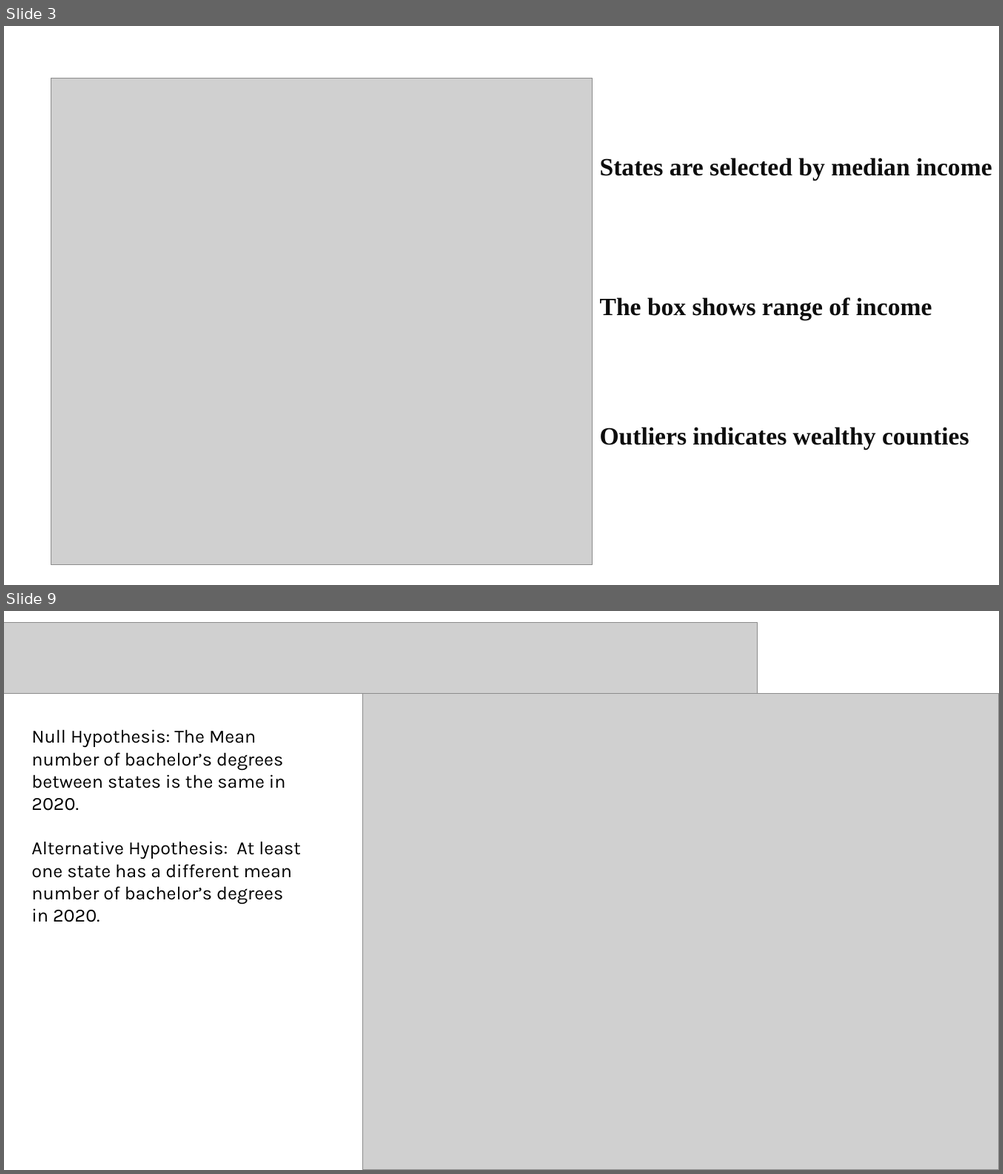
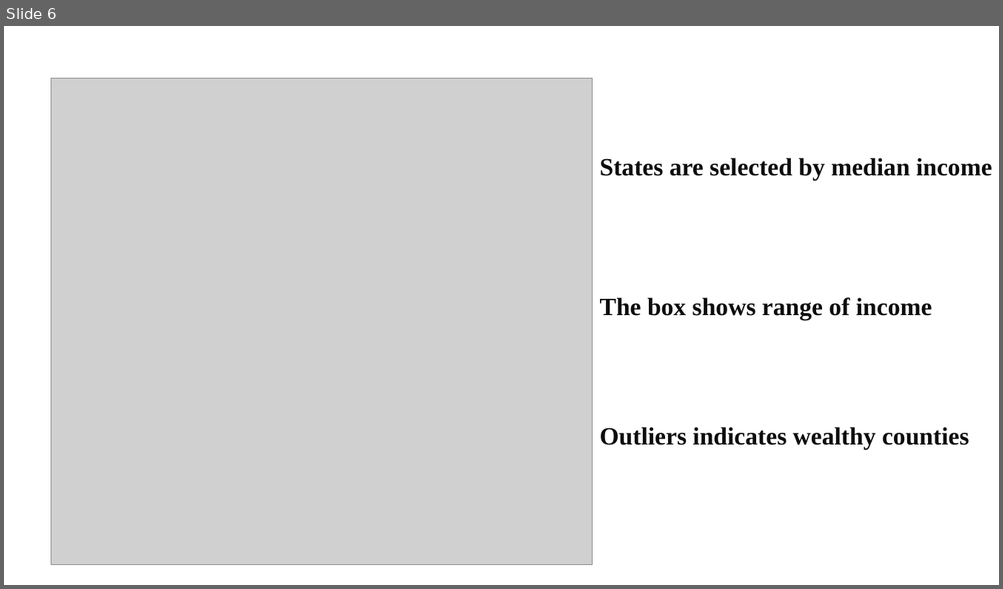
Before and after one commit to constantine-zhang96/DataScience-Project-1, a slide deck: IntroDataPresentation.pptx. Shown one above the other, each under a label of ours: slides 3 and 9 before the commit, slide 6 after it; the slides between them are not shown. The pictures are 1003x1174 and 1003x589 pixels, drawn with LibreOffice and Linux fonts; fonts in the diff are those of the drawing; grey boxes stand for pictures. Boxes give left, top, right and bottom in pixels: in the first picture for what was removed or moved away, otherwise in the second. Text is boxed around its words. In the diff, an @@ line names an element or a change of style, - is before the commit and + after.

```diff
--- a/IntroDataPresentation.pptx
+++ b/IntroDataPresentation.pptx
@@ slide 9 removed at [4,611,999,1170], background #FFFFFF @@
@@ picture removed at [4,623,757,694] @@
@@ picture removed at [362,693,999,1170] @@
@@ text removed at [31,729,301,923] @@
-Null Hypothesis: The Mean number of bachelor’s degrees between states is the same in 2020.
-Alternative Hypothesis: At least one state has a different mean number of bachelor’s degrees in 2020.
@@ what was slide 3 is now slide 6 @@
```
Also in this commit, not shown: 21 slides added, 6 other slides removed.
